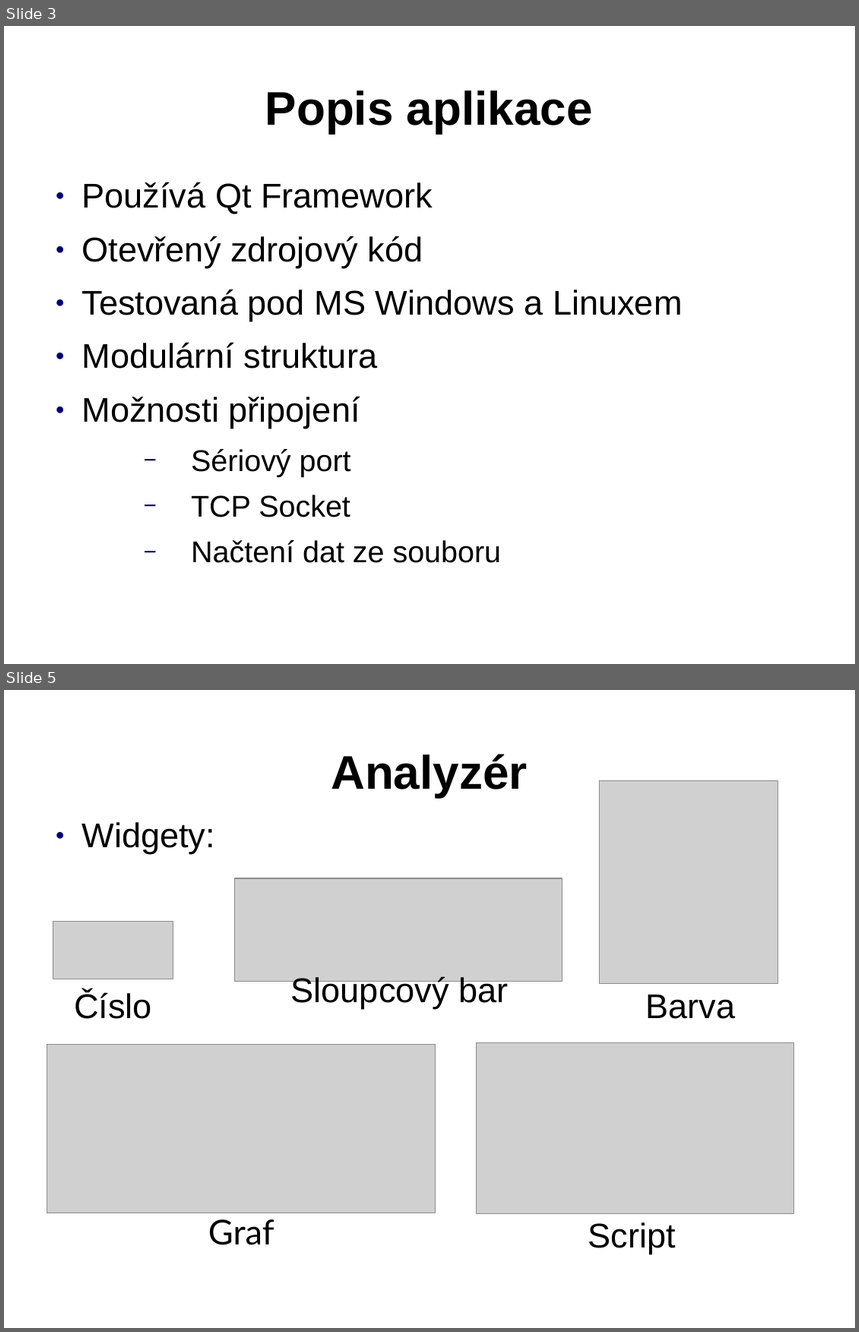
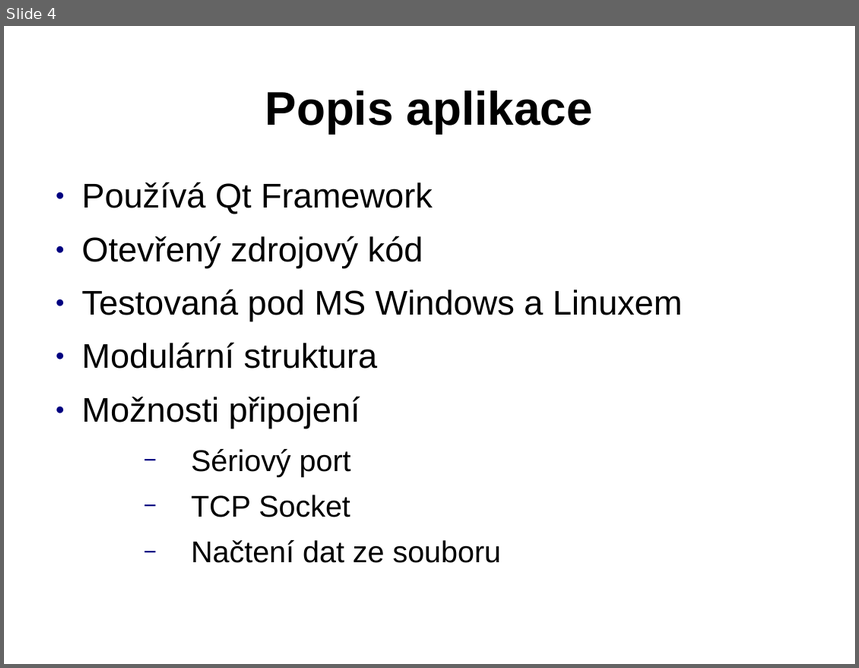
Before and after one commit to Tasssadar/soc, a slide deck: prezentace.odp. Shown one above the other, each under a label of ours: slides 3 and 5 before the commit, slide 4 after it; the slides between them are not shown. The pictures are 859x1332 and 859x668 pixels, drawn with LibreOffice and Linux fonts; fonts in the diff are those of the drawing; grey boxes stand for pictures; background and template pictures are left out. Boxes give left, top, right and bottom in pixels: in the first picture for what was removed or moved away, otherwise in the second. Text is boxed around its words. In the diff, an @@ line names an element or a change of style, - is before the commit and + after.

```diff
--- a/prezentace.odp
+++ b/prezentace.odp
@@ slide 5 removed at <box>4,690,855,1328</box>, background picture (left out) @@
@@ title removed at <box>331,754,528,797</box> @@
-Analyzér
@@ picture removed at <box>601,781,778,983</box> @@
@@ text removed at <box>82,822,215,853</box> @@
-● Widgety:
@@ picture removed at <box>235,878,563,982</box> @@
@@ picture removed at <box>53,921,173,979</box> @@
@@ text removed at <box>291,976,508,1009</box> @@
-Sloupcový bar
@@ text removed at <box>74,992,152,1019</box> @@
-Číslo
@@ text removed at <box>645,995,735,1019</box> @@
-Barva
@@ picture removed at <box>47,1044,436,1214</box> @@
@@ picture removed at <box>477,1043,795,1214</box> @@
@@ text removed at <box>208,1220,275,1246</box> @@
-Graf
@@ text removed at <box>588,1223,676,1255</box> @@
-Script
@@ what was slide 3 is now slide 4 @@
```
Also in this commit, not shown: 6 slides changed, 2 other slides removed, 1 other file.
